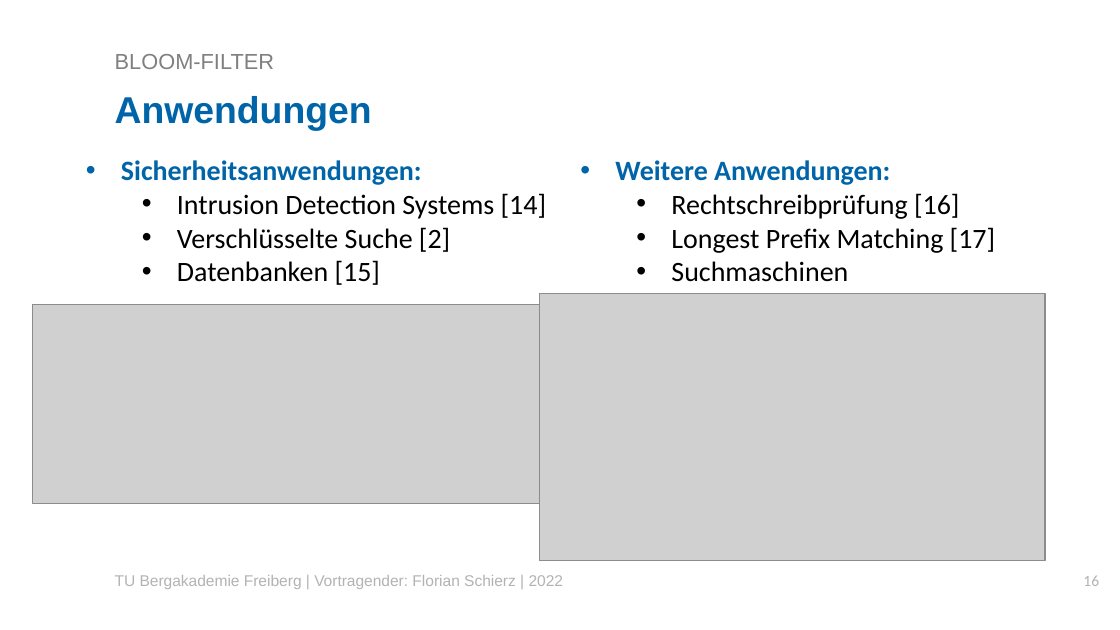
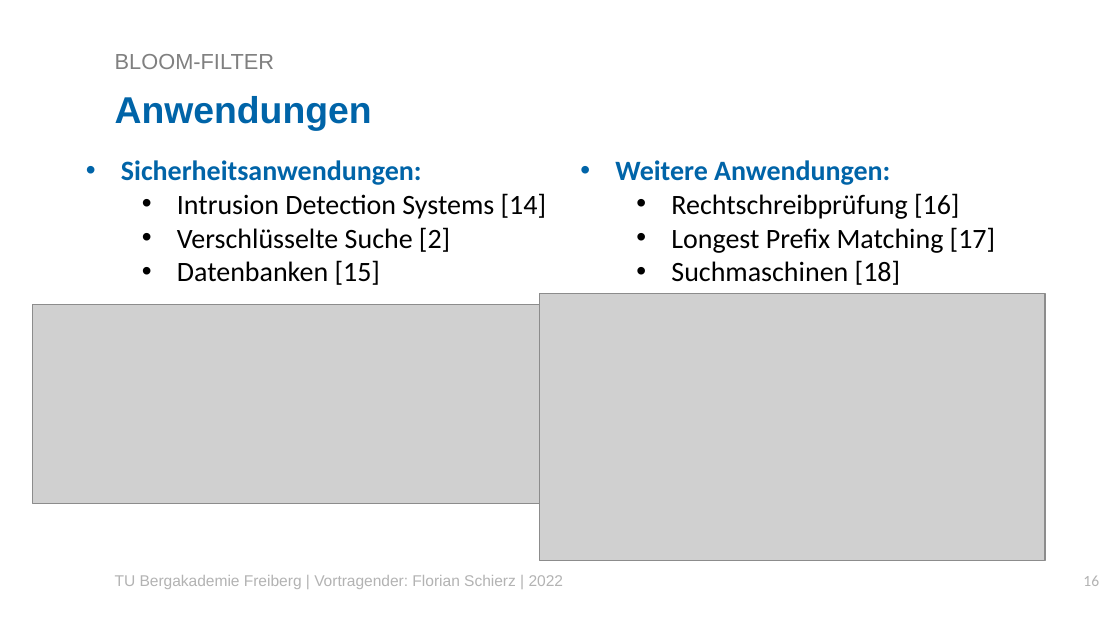
Before and after one commit to Florian2501/Seminar, a slide deck: slide 16 of Vorträge/VortragFlorianSchierzBloomfilter.pptx. Drawn at 1120x630 pixels with LibreOffice and Linux fonts; fonts in the diff are those of the drawing; grey boxes stand for pictures; background and template pictures are left out. Boxes give left, top, right and bottom in pixels: in the first picture for what was removed or moved away, otherwise in the second. Text is boxed around its words. In the diff, an @@ line names an element or a change of style, - is before the commit and + after.

```diff
--- a/Vorträge/VortragFlorianSchierzBloomfilter.pptx
+++ b/Vorträge/VortragFlorianSchierzBloomfilter.pptx
@@ text at (671, 260, 900, 285): text changed @@
-  • Suchmaschinen
+  • Suchmaschinen [18]
```
Also in this commit, not shown: 6 other files.
